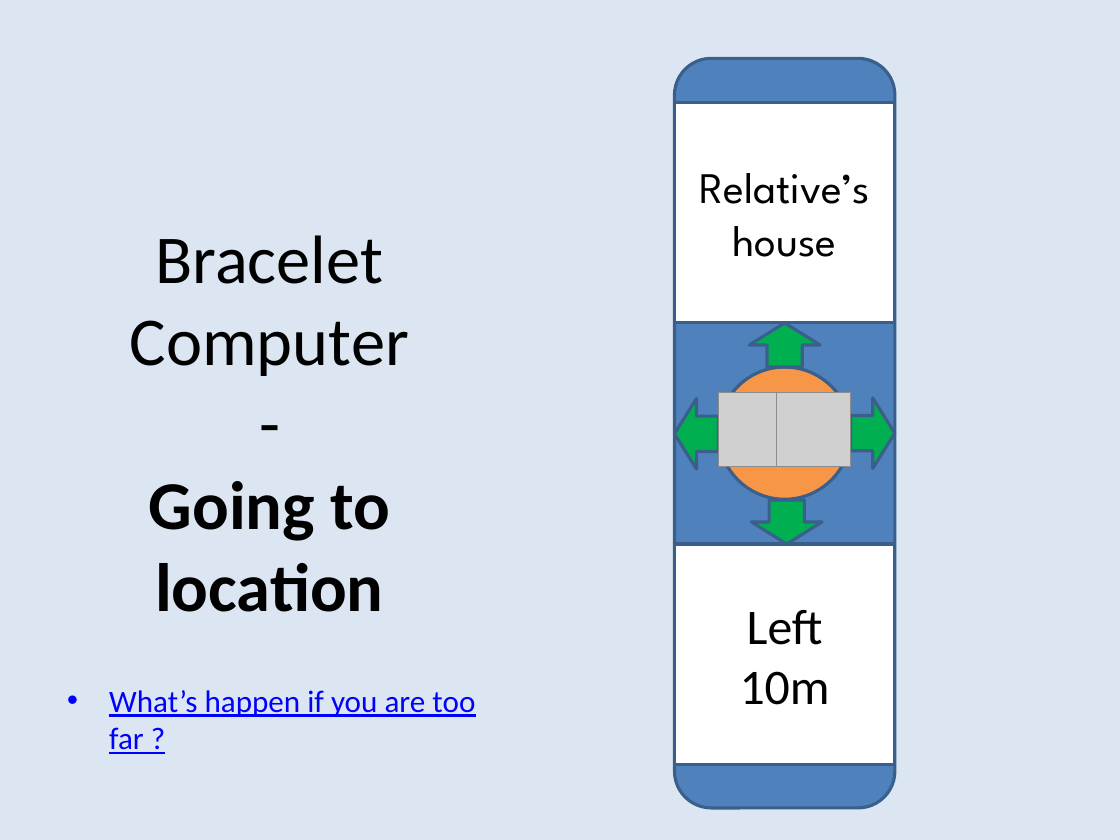
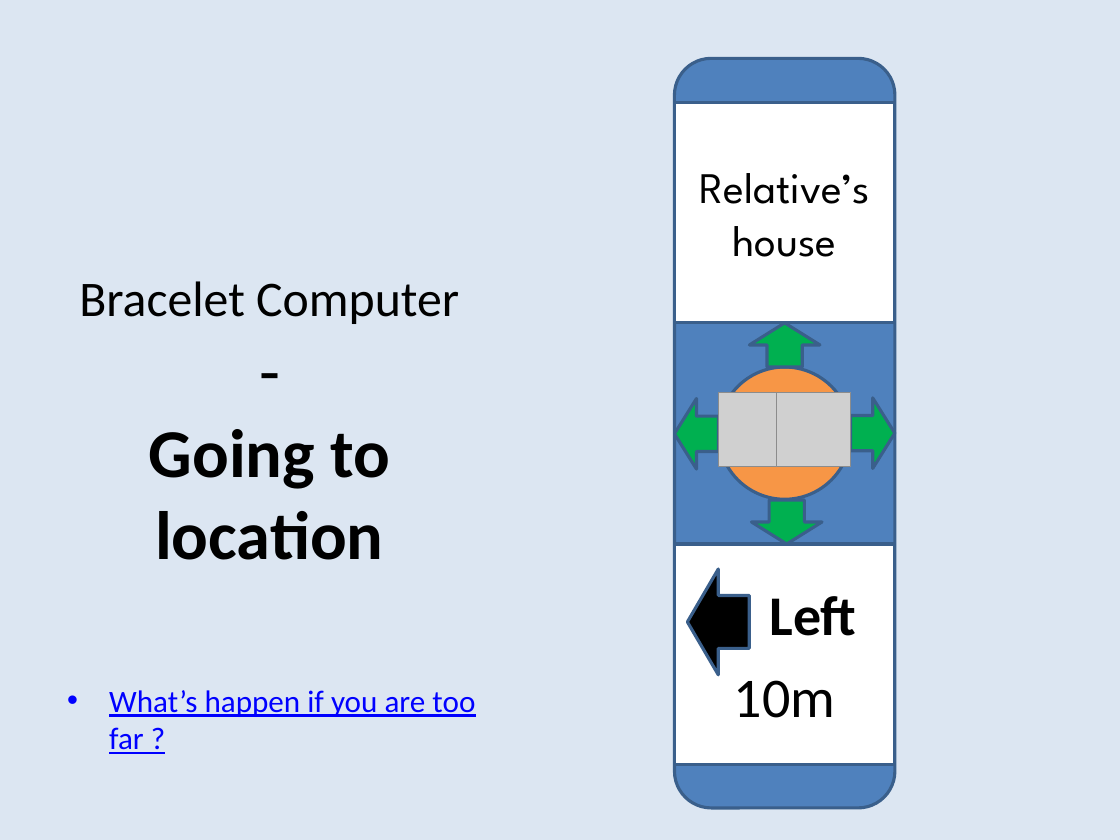
Before and after one commit to Nico420/cours-newcastle, a slide deck: slide 9 of Graphical User interfaces/Graphical User Interfaces.pptx. Drawn at 1120x840 pixels with LibreOffice and Linux fonts; fonts in the diff are those of the drawing; grey boxes stand for pictures. Boxes give left, top, right and bottom in pixels: in the first picture for what was removed or moved away, otherwise in the second. Text is boxed around its words. In the diff, an @@ line names an element or a change of style, - is before the commit and + after.

```diff
--- a/Graphical User interfaces/Graphical User Interfaces.pptx
+++ b/Graphical User interfaces/Graphical User Interfaces.pptx
@@ title "Bracelet Computer - Going to ..." at (x1=79, y1=281, x2=459, y2=560): size 44 to 32 pt in "Bracelet Computer" @@
@@ rectangle "Left" at (x1=674, y1=544, x2=895, y2=765): size 32 to 36 pt; bold on in "Left" @@
@@ left arrow added at (x1=688, y1=569, x2=749, y2=674), fill #000000, outline #3A5F8C 2 pt @@
```
Also in this commit, not shown: 19 other slides changed, 4 other files.
